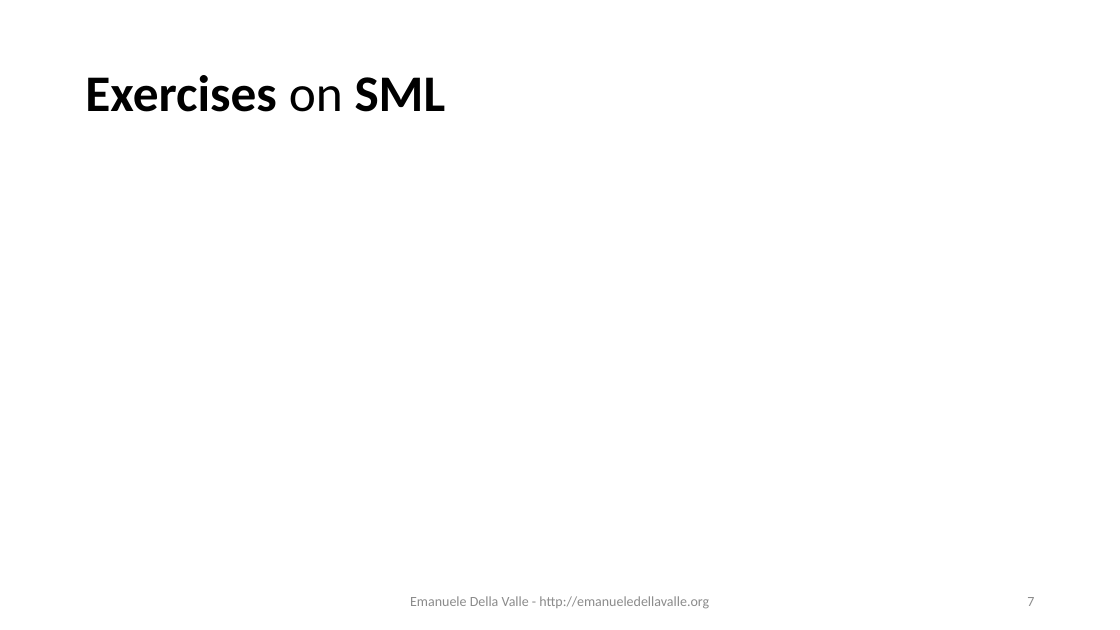
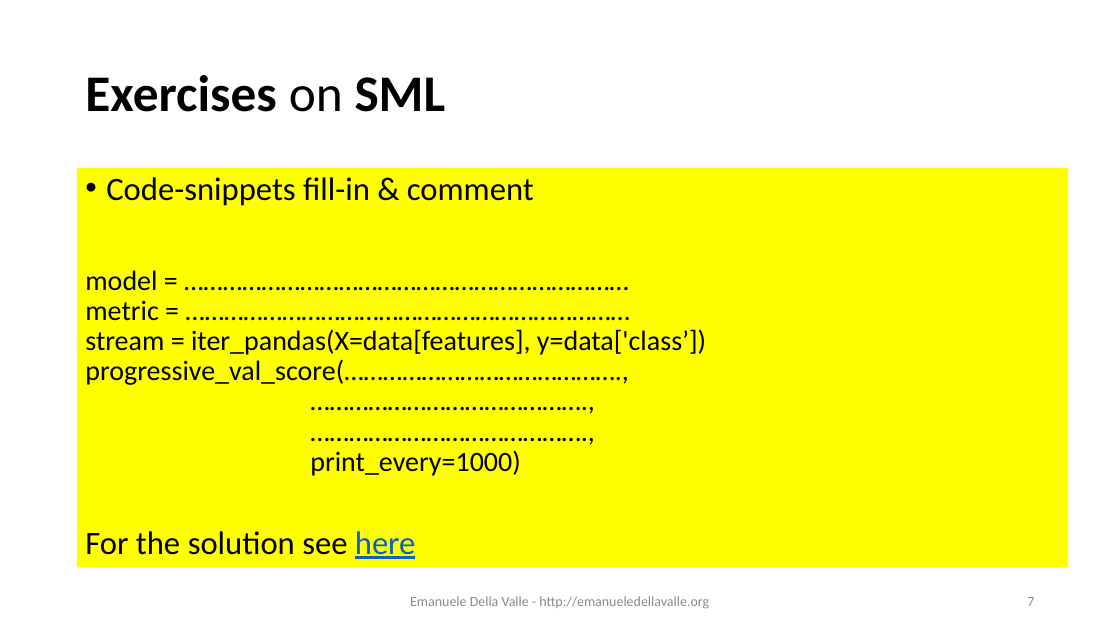
Before and after one commit to eugeniovaretti/streaming-data-analytics, a slide deck: slide 7 of lectures/11_SDS_exam-preview/11_Streaming-Data-Science_exam-preview.pptx. Drawn at 1120x630 pixels with LibreOffice and Linux fonts; fonts in the diff are those of the drawing. Boxes give left, top, right and bottom in pixels: in the first picture for what was removed or moved away, otherwise in the second. Text is boxed around its words. In the diff, an @@ line names an element or a change of style, - is before the commit and + after.

```diff
--- a/lectures/11_SDS_exam-preview/11_Streaming-Data-Science_exam-preview.pptx
+++ b/lectures/11_SDS_exam-preview/11_Streaming-Data-Science_exam-preview.pptx
@@ text added at (x1=77, y1=168, x2=1069, y2=568), fill #FFFF00, 24 pt, text #000000 @@
+• Code-snippets fill-in & comment
+model = ……………………………………………………………
+metric = ……………………………………………………………
+stream = iter_pandas(X=data[features], y=data['class’])
+progressive_val_score(…………………………………….,
+…………………………………….,
+…………………………………….,
+print_every=1000)
+For the solution see here
```
Also in this commit, not shown: 1 other slide changed, 1 slide added, 1 other file.
